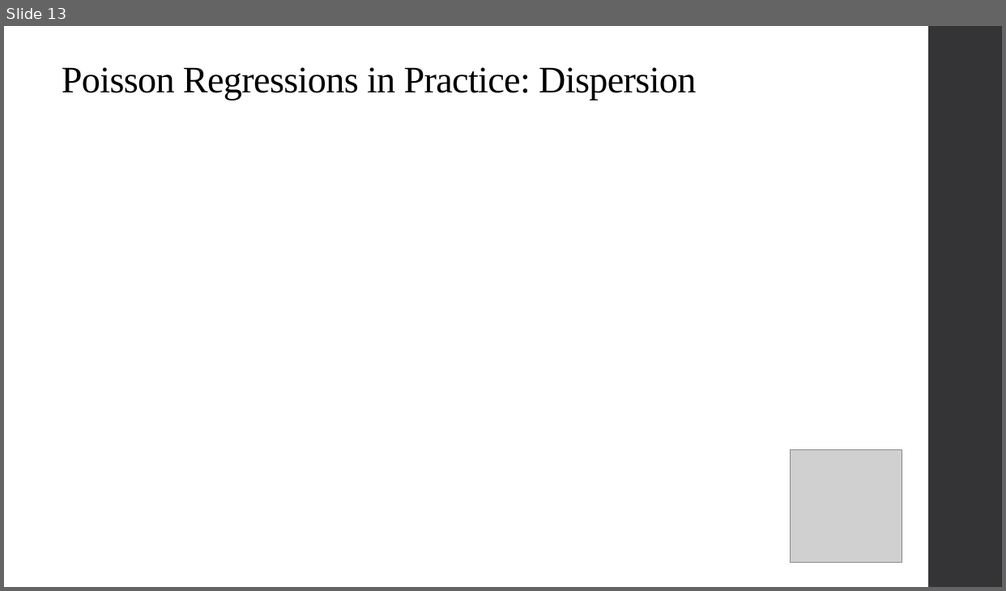
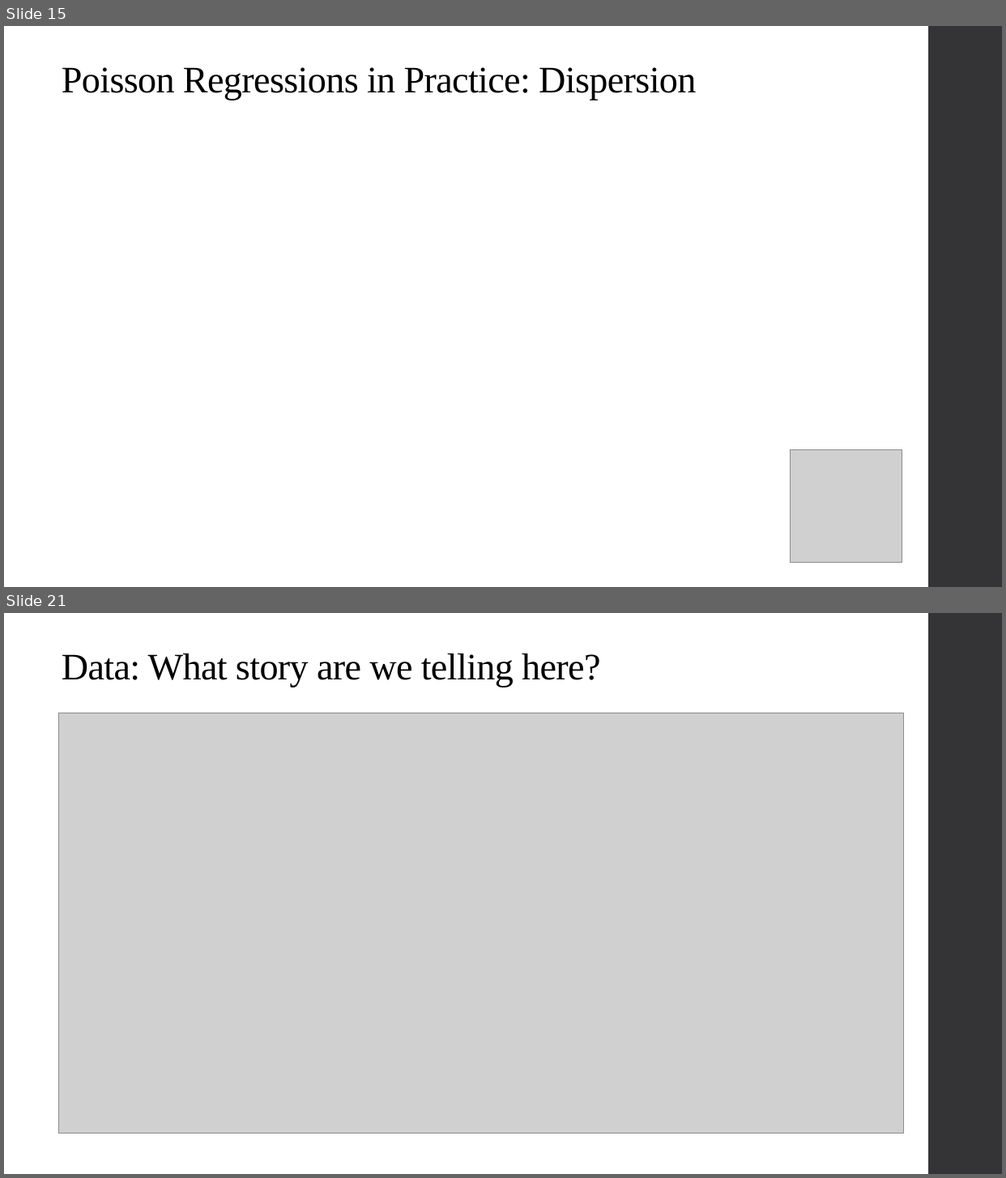
Before and after one commit to qiufei/fork-HAD5744, a slide deck: Lecture08_OtherNonlinearModels/Lecture8_NonlinearModels_2022F.pptx. Shown one above the other, each under a label of ours: slide 13 before the commit, slides 15 and 21 after it; the slides between them are not shown. The pictures are 1006x591 and 1006x1178 pixels, drawn with LibreOffice and Linux fonts; fonts in the diff are those of the drawing; grey boxes stand for pictures. Boxes give left, top, right and bottom in pixels: in the first picture for what was removed or moved away, otherwise in the second. Text is boxed around its words. In the diff, an @@ line names an element or a change of style, - is before the commit and + after.

```diff
--- a/Lecture08_OtherNonlinearModels/Lecture8_NonlinearModels_2022F.pptx
+++ b/Lecture08_OtherNonlinearModels/Lecture8_NonlinearModels_2022F.pptx
@@ slide 21 added at <box>4,613,1002,1174</box>, background #FFFFFF; not listed: 1 template element that a slide beside it also shows @@
@@ title added at <box>62,653,600,687</box>, 36 pt, text #000000 @@
+Data: What story are we telling here?
@@ picture added at <box>58,713,904,1133</box> @@
@@ what was slide 13 is now slide 15 @@
```
Also in this commit, not shown: 6 slides changed, 33 other slides added, 1 slide removed, 2 other files.
